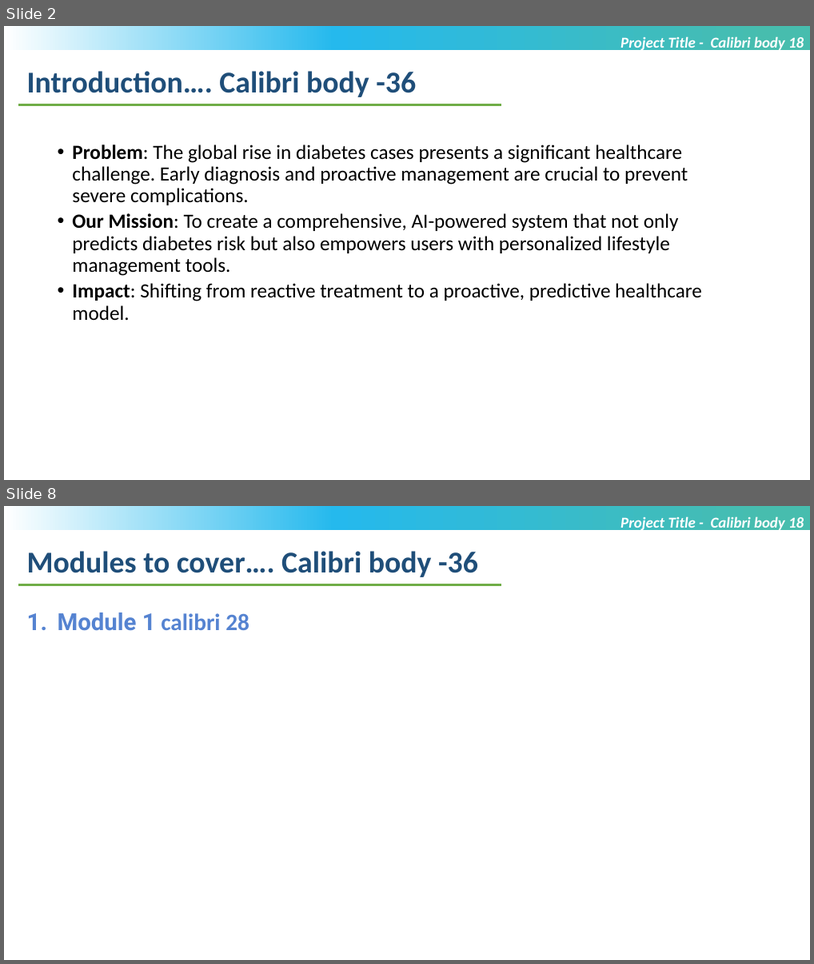
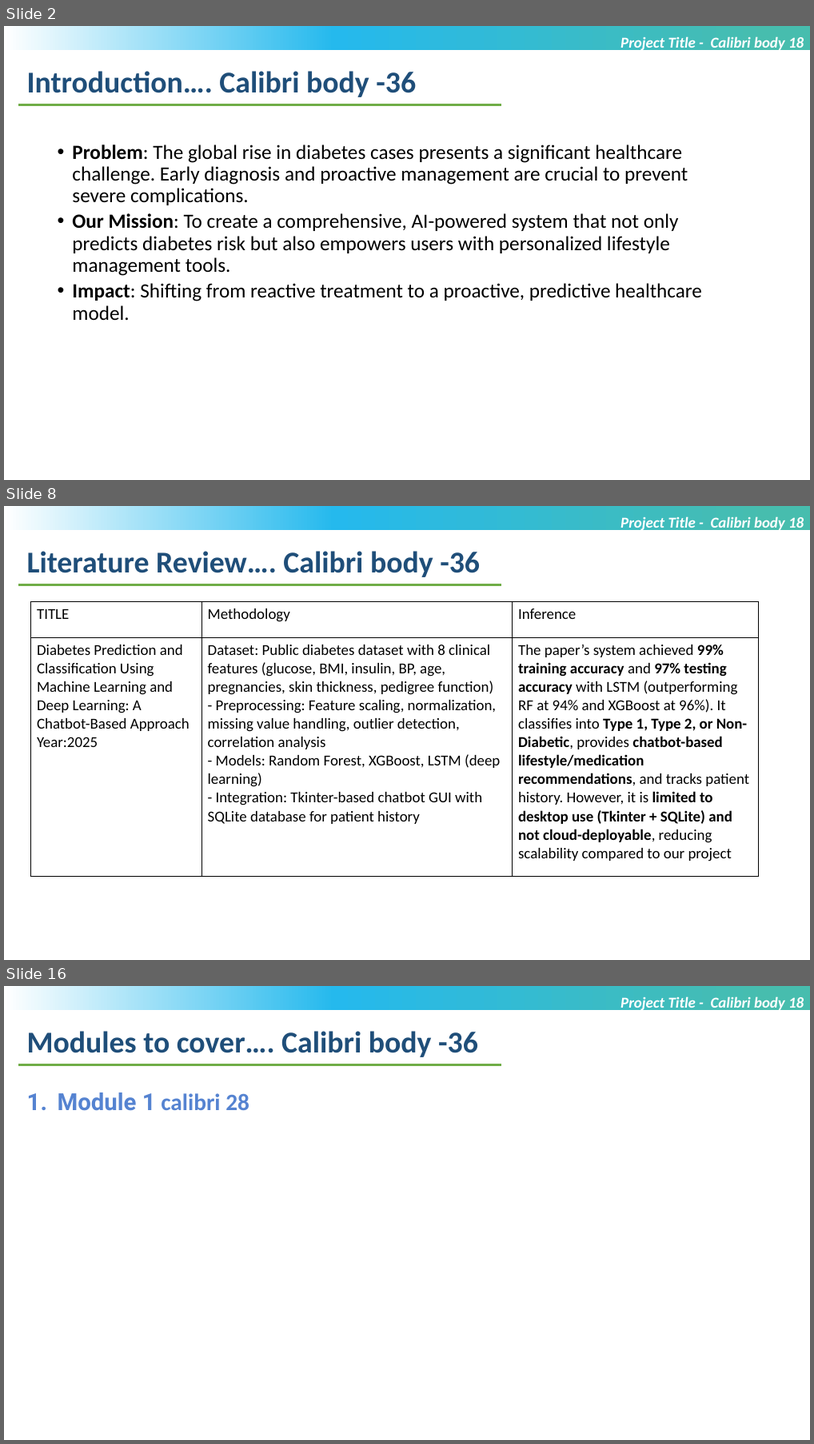
Before and after one commit to Nivyasreec/files, a slide deck: MTech_Project_PPTltim.pptx. Shown one above the other, each under a label of ours: slides 2 and 8 before the commit, slides 2, 8 and 16 after it; the slides between them are not shown. The pictures are 814x964 and 814x1444 pixels, drawn with LibreOffice and Linux fonts; fonts in the diff are those of the drawing; background and template pictures are left out. Boxes give left, top, right and bottom in pixels: in the first picture for what was removed or moved away, otherwise in the second. Text is boxed around its words. In the diff, an @@ line names an element or a change of style, - is before the commit and + after.

```diff
--- a/MTech_Project_PPTltim.pptx
+++ b/MTech_Project_PPTltim.pptx
@@ slide 8 added at [4,506,810,960], background #FFFFFF; not listed: 1 template element that a slide beside it also shows @@
@@ text added at [621,516,804,532], 18 pt, text #FFFFFF, bold, italic @@
+Project Title - Calibri body 18
@@ text added at [27,551,480,577], 36 pt, text #1F4E79, bold @@
+Literature Review…. Calibri body -36
@@ line added from (18, 584) to (502, 584), #70AD47 2.25 pt @@
@@ table added at [30,601,759,876], 2 rows, 3 columns @@
+TITLE | Methodology | Inference
+Diabetes Prediction and Classification Using Machine Learning and Deep Learning: A Chatbot-Based Approach / Year:2025 | Dataset: Public diabetes dataset with 8 clinical features (glucose, BMI, insulin, BP, age, pregnancies, skin thickness, pedigree function) - Preprocessing: Feature scaling, normalization, missing value handling, outlier detection, correlation analysis - Models: Random Forest, XGBoost, LSTM (deep learning) - Integration: Tkinter-based chatbot GUI with SQLite database for patient history | The paper’s system achieved 99% training accuracy and 97% testing accuracy with LSTM (outperforming RF at 94% and XGBoost at 96%). It classifies into Type 1, Type 2, or Non-Diabetic, provides chatbot-based lifestyle/medication recommendations, and tracks patient history. However, it is limited to desktop use (Tkinter + SQLite) and not cloud-deployable, reducing scalability compared to our project
@@ what was slide 8 is now slide 16 @@
```
Also in this commit, not shown: 3 slides changed, 9 other slides added, 2 slides removed.
